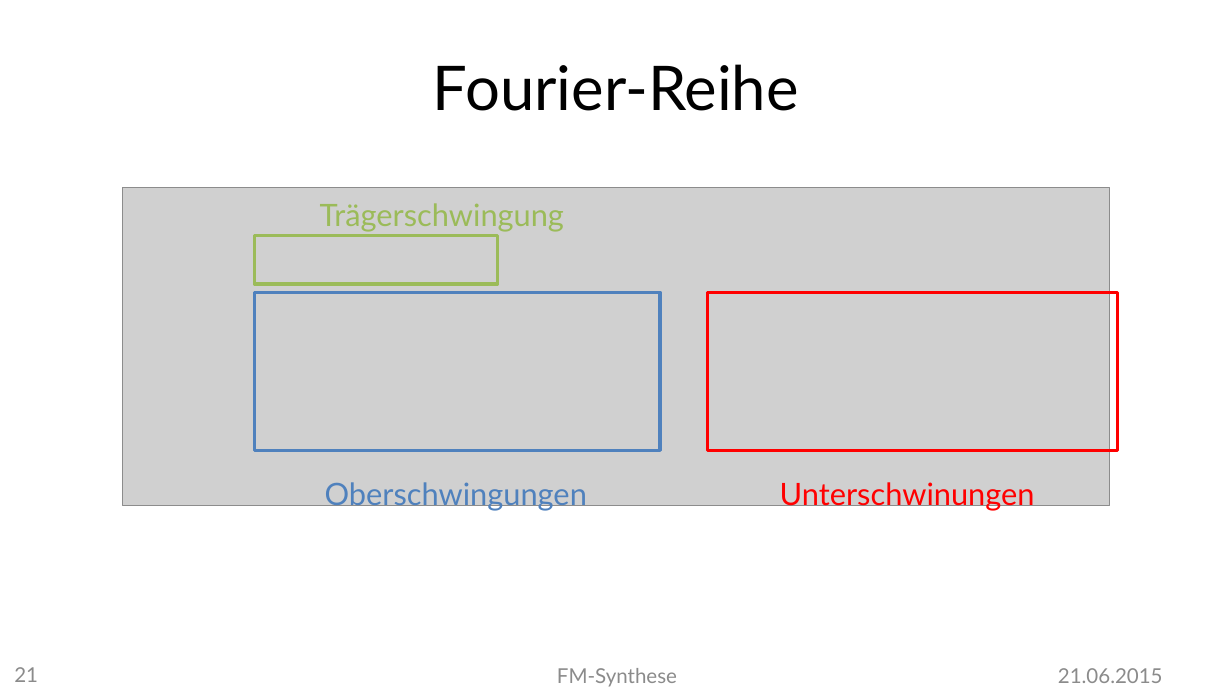
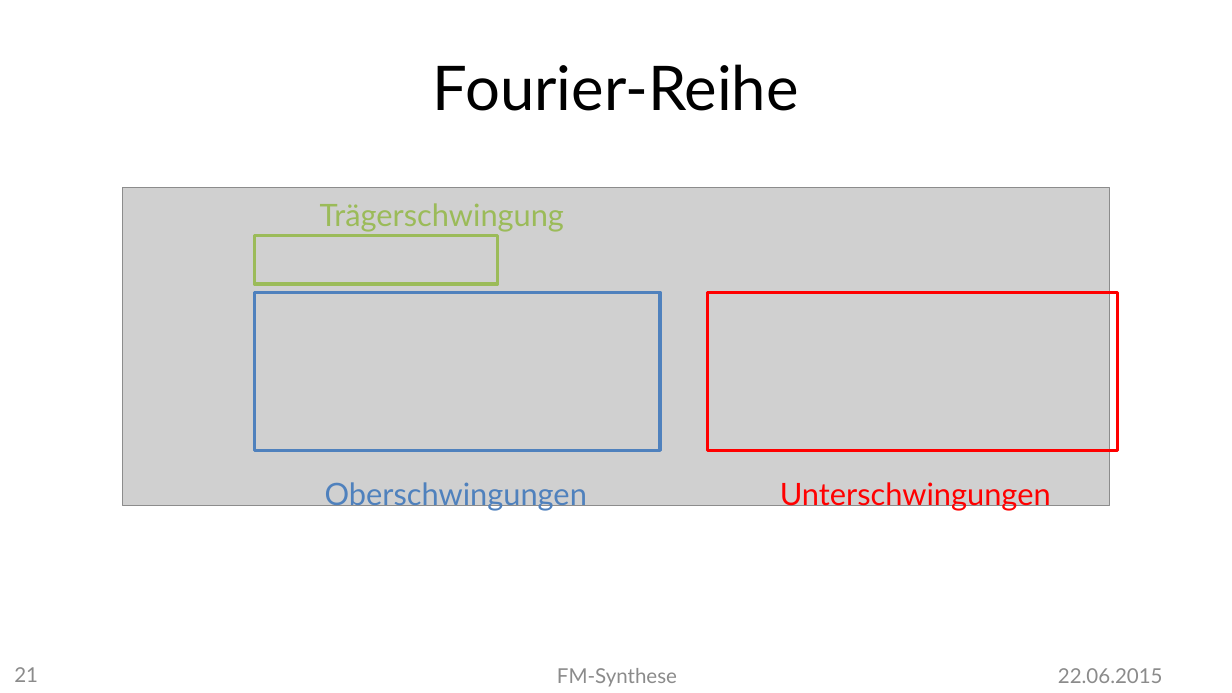
Before and after one commit to MBulli/VSeminar, a slide deck: slide 21 of Praesentation/FMSynthese-Markus.pptx. Drawn at 1232x693 pixels with LibreOffice and Linux fonts; fonts in the diff are those of the drawing; grey boxes stand for pictures; background and template pictures are left out. Boxes give left, top, right and bottom in pixels: in the first picture for what was removed or moved away, otherwise in the second. Text is boxed around its words. In the diff, an @@ line names an element or a change of style, - is before the commit and + after.

```diff
--- a/Praesentation/FMSynthese-Markus.pptx
+++ b/Praesentation/FMSynthese-Markus.pptx
@@ text at box(780, 482, 1051, 511): text changed @@
-Unterschwinungen
+Unterschwingungen
@@ text at box(1058, 668, 1163, 683): text changed @@
-21.06.2015
+22.06.2015
```
Also in this commit, not shown: 38 other slides changed, 2 other files.
